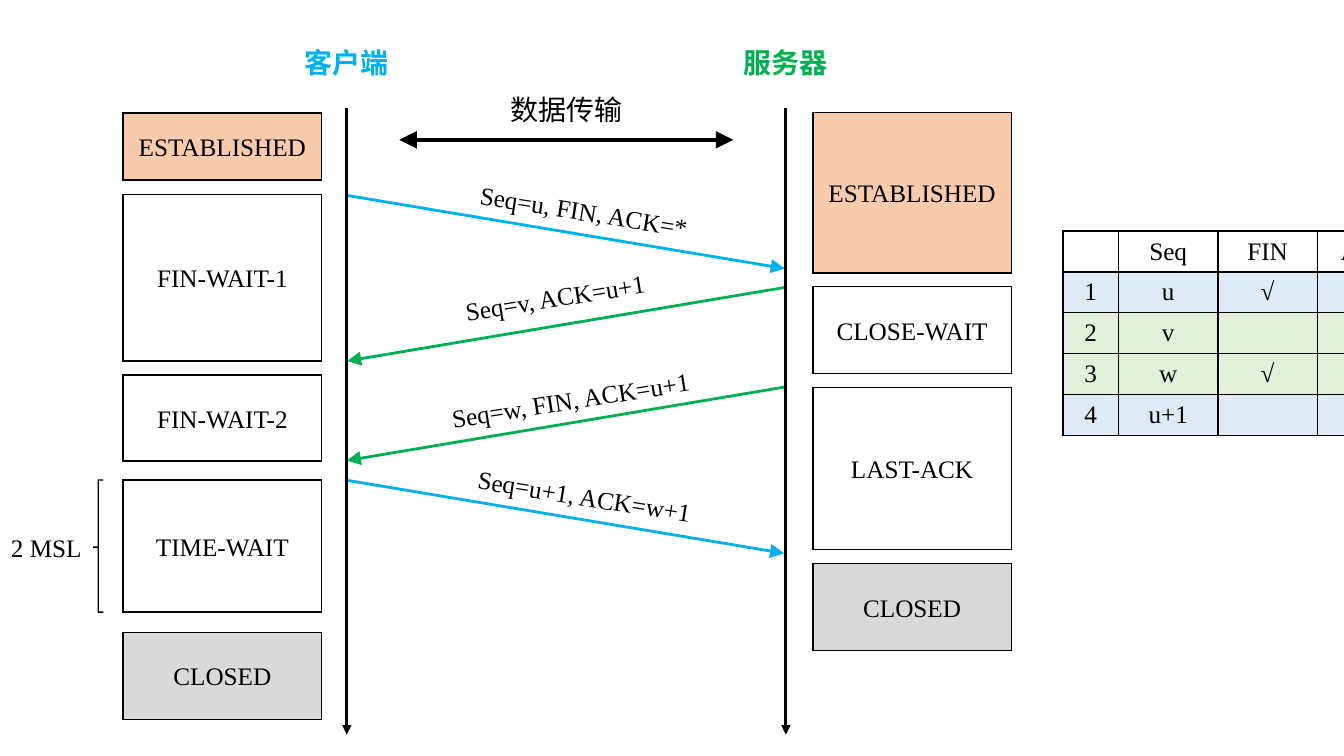
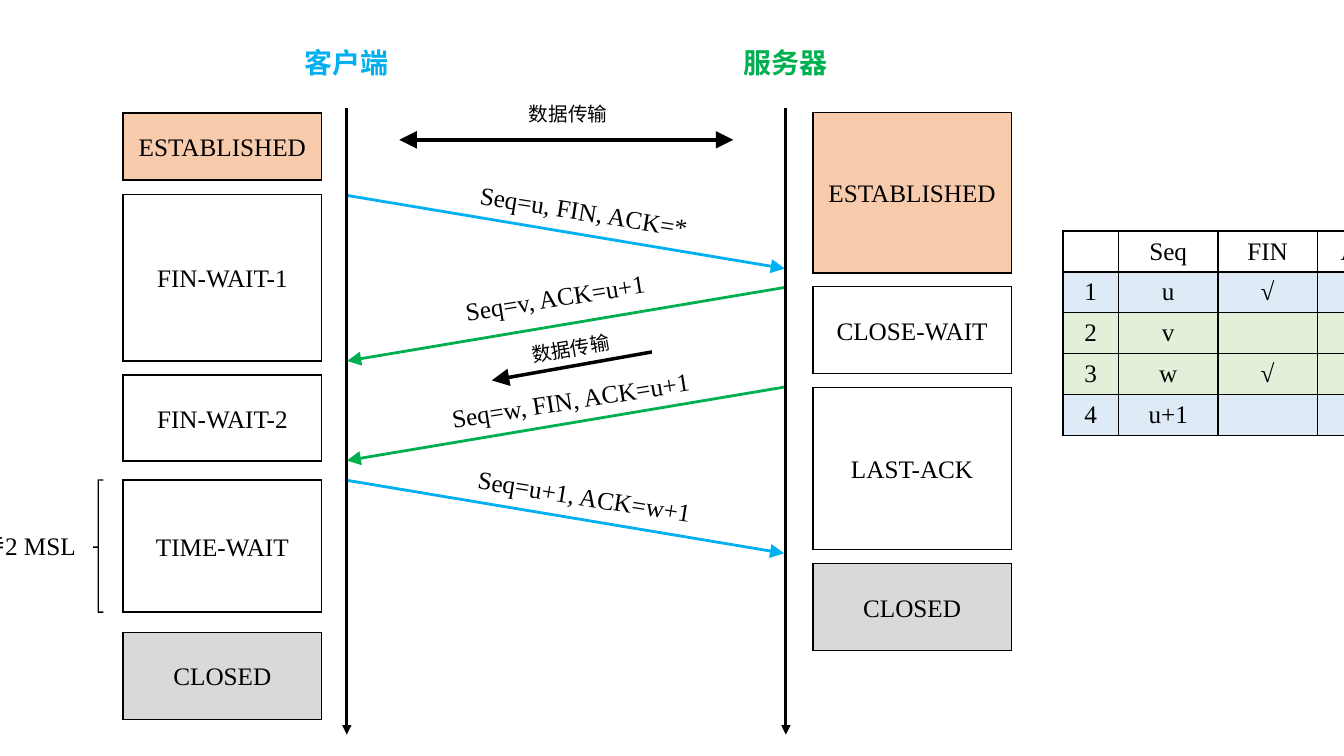
Before and after one commit to Hansimov/cs-interviews, a slide deck: slide 3 of 后台开发面经_示意图.pptx. Drawn at 1344x756 pixels with LibreOffice and Linux fonts; fonts in the diff are those of the drawing. Boxes give left, top, right and bottom in pixels: in the first picture for what was removed or moved away, otherwise in the second. Text is boxed around its words. In the diff, an @@ line names an element or a change of style, - is before the commit and + after.

```diff
--- a/后台开发面经_示意图.pptx
+++ b/后台开发面经_示意图.pptx
@@ text "数据传输" moved from (x1=510, y1=96, x2=622, y2=123) to (x1=529, y1=104, x2=607, y2=123) @@
@@ text "数据传输" at (x1=529, y1=104, x2=607, y2=123): size 20 to 14 pt @@
@@ arrow added from (652, 352) to (492, 380), #000000 2.5 pt @@
@@ text added at (x1=533, y1=337, x2=591, y2=367), 14 pt, text #000000 @@
+数据传输
@@ text at (x1=0, y1=537, x2=76, y2=556): text changed @@
-2 MSL
+等待2 MSL
```
Also in this commit, not shown: 9 other files.
